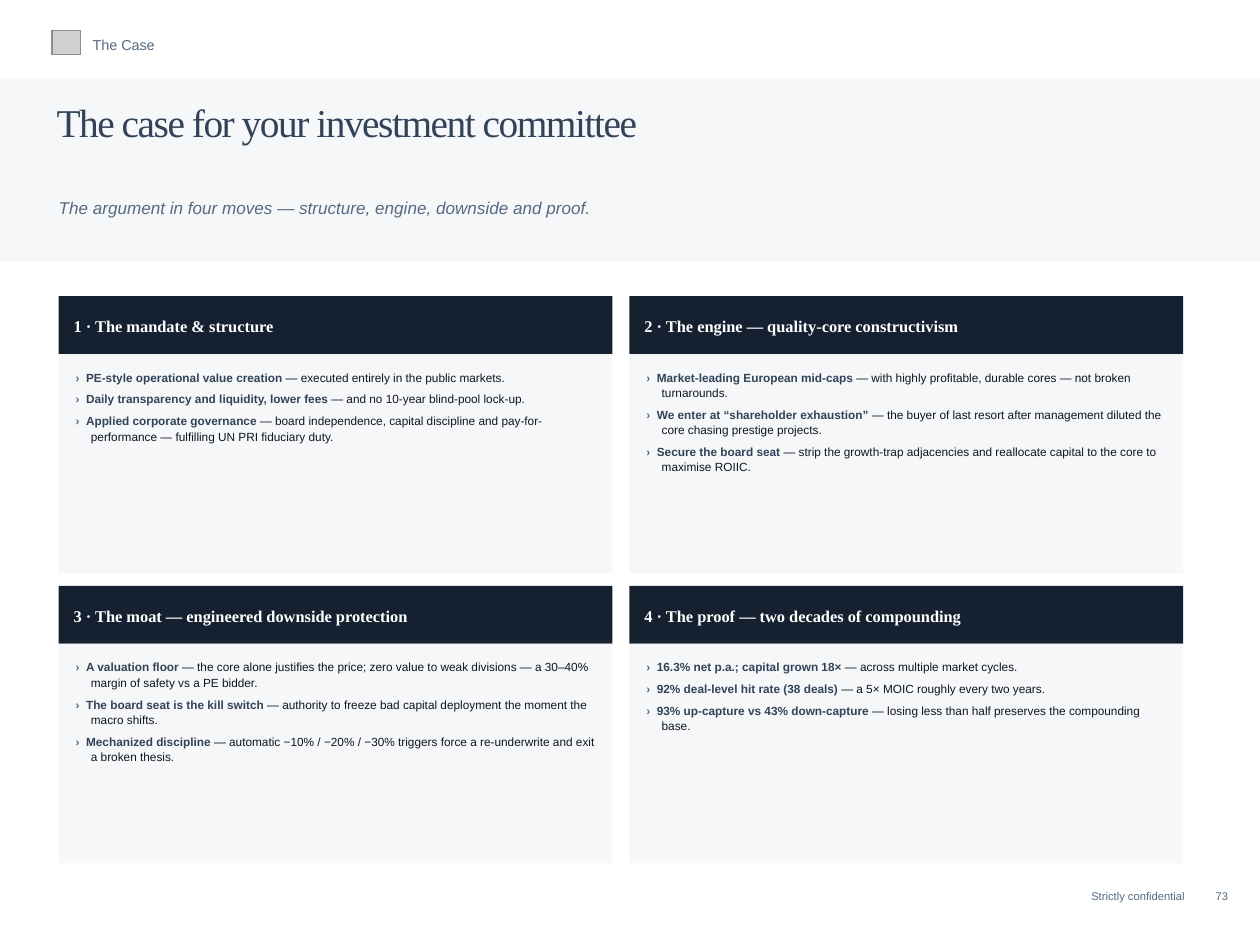
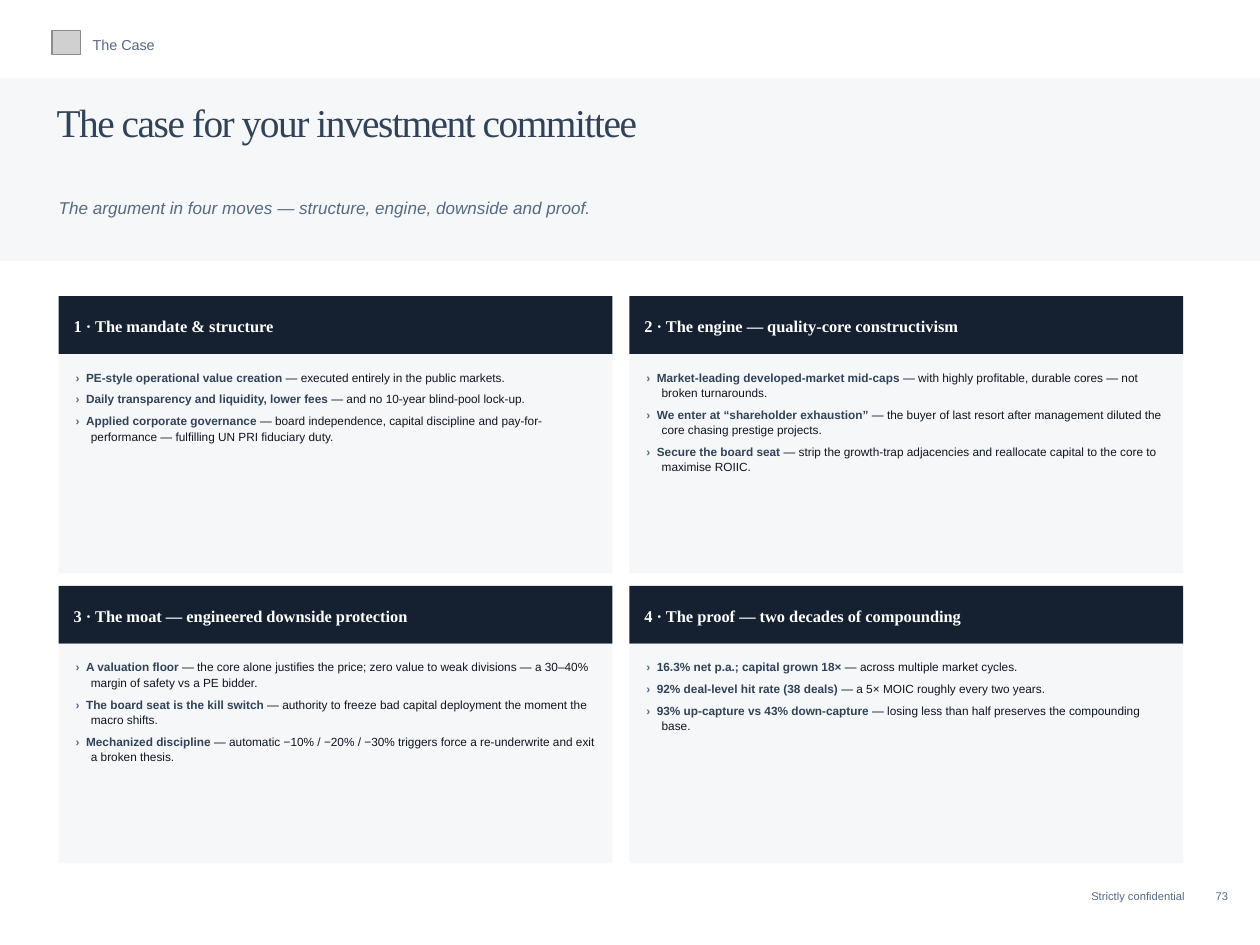
Before and after one commit to charette-lab/Claude, a slide deck: slide 76 of Athanase_Engaged_Ownership_Allocator_Deck.pptx. Drawn at 1260x945 pixels with LibreOffice and Linux fonts; fonts in the diff are those of the drawing; grey boxes stand for pictures. Boxes give left, top, right and bottom in pixels: in the first picture for what was removed or moved away, otherwise in the second. Text is boxed around its words. In the diff, an @@ line names an element or a change of style, - is before the commit and + after.

```diff
--- a/Athanase_Engaged_Ownership_Allocator_Deck.pptx
+++ b/Athanase_Engaged_Ownership_Allocator_Deck.pptx
@@ text at (657,373,1137,397): text changed @@
-› Market-leading European mid-caps — with highly profitable, durable cores — not broken turnarounds.
+› Market-leading developed-market mid-caps — with highly profitable, durable cores — not broken turnarounds.
```
Also in this commit, not shown: 3 other slides changed, 1 other file.
